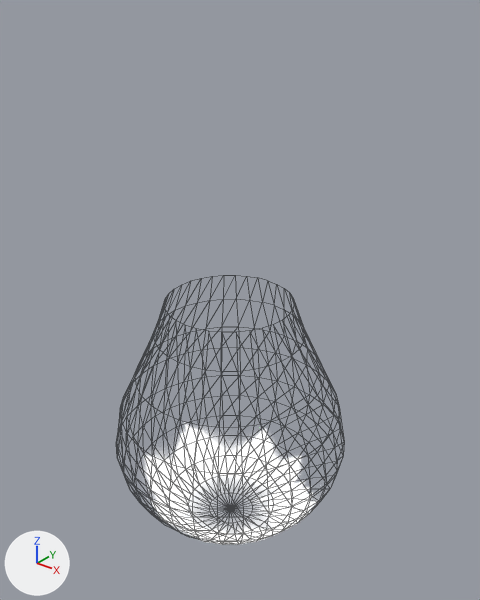
One commit to the glTF model metaverse_modules/ki/ki.glb: the scene before it, then after it.
Before and after are seen from a 50 mm camera at (2.97, -3.58, 4.13) aimed at (0.04, 0.08, 1.86). Every picture has the same lights, and +X, +Y and +Z are marked at lower left. Mesh edges are drawn as thin lines.

The older version as bpy lines, for what is in view:
```python
me_sphere = bpy.data.meshes.new('Sphere')
me_sphere.from_pydata(...)  # 353 vertices, 672 faces; spans x -0.97..0.97, y -0.97..0.97, z 0.0..2.11
me_sphere.materials.append(mat_material_001)
ob_capsule = bpy.data.objects.new('Capsule', me_sphere)
ob_capsule.location = (0.0, 0.0, -0.24)
```
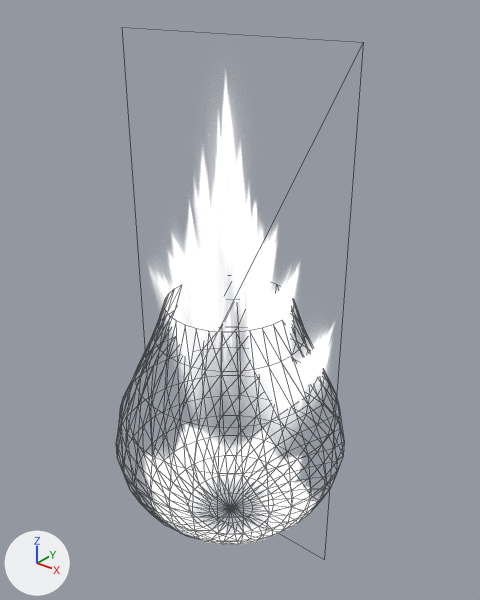
Commit message: Update ki.glb with Aura plane

Diff of the bpy script that builds the scene:
```diff
--- a/metaverse_modules/ki/ki.glb.py
+++ b/metaverse_modules/ki/ki.glb.py
@@ img_aura01_noback @@
+img_aura01_noback = load_image('Aura01_noBack', '_unpacked/Aura01_noBack', 2048, 2048, 'sRGB')
@@ mat_material_003 @@
+mat_material_003 = bpy.data.materials.new('Material.003')
+# colours: white #e7e7e7
+# uses the picture img_aura01_noback
@@ me_plane @@
+me_plane.from_pydata(...)  # 4 vertices, 2 faces; spans x -1.0..1.0, y 0.0, z -0.2..3.8
+me_plane.materials.append(mat_material_003)
@@ ob_aura @@
+ob_aura = bpy.data.objects.new('Aura', me_plane)
+ob_aura.location = (0.0, 0.0, 0.0)
```

What differs and where, as boxes (x1, y1, x2, y2) in the pictures (480 x 600 px):
'Aura', added
    after: (158, 81, 333, 415)
